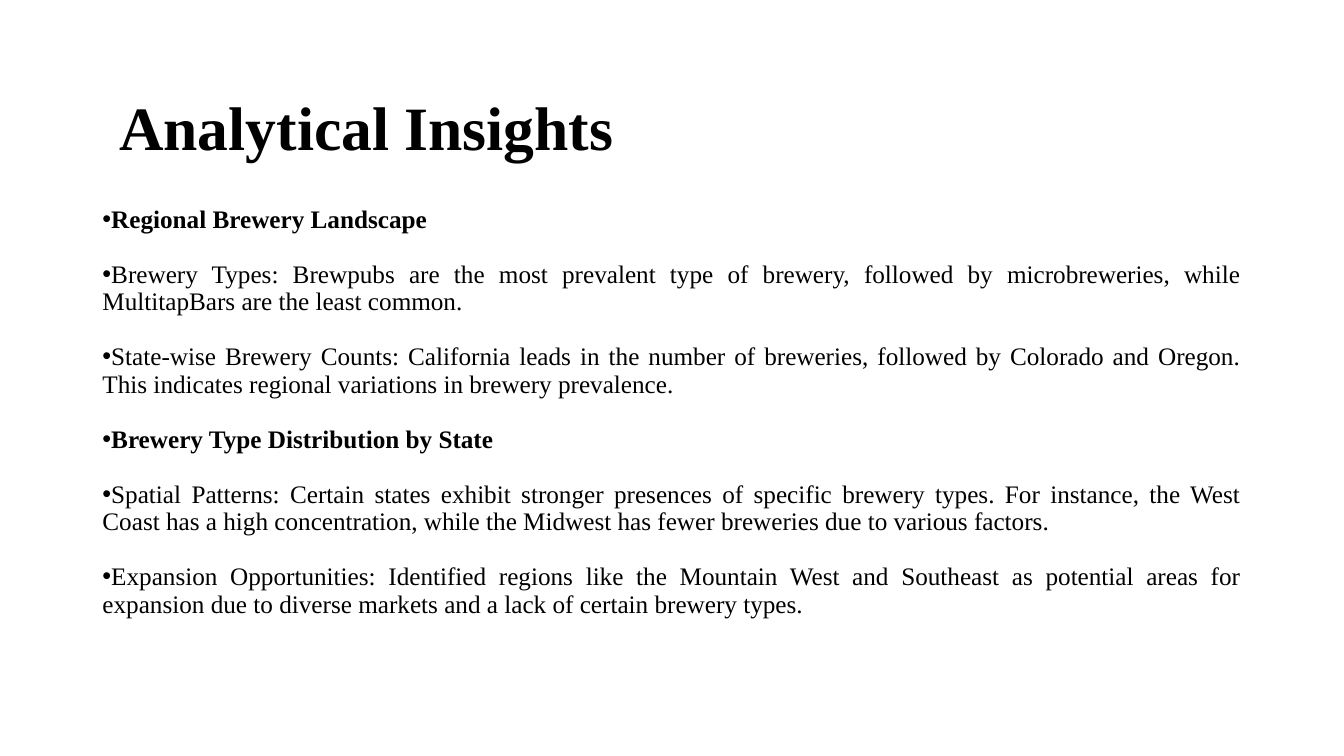
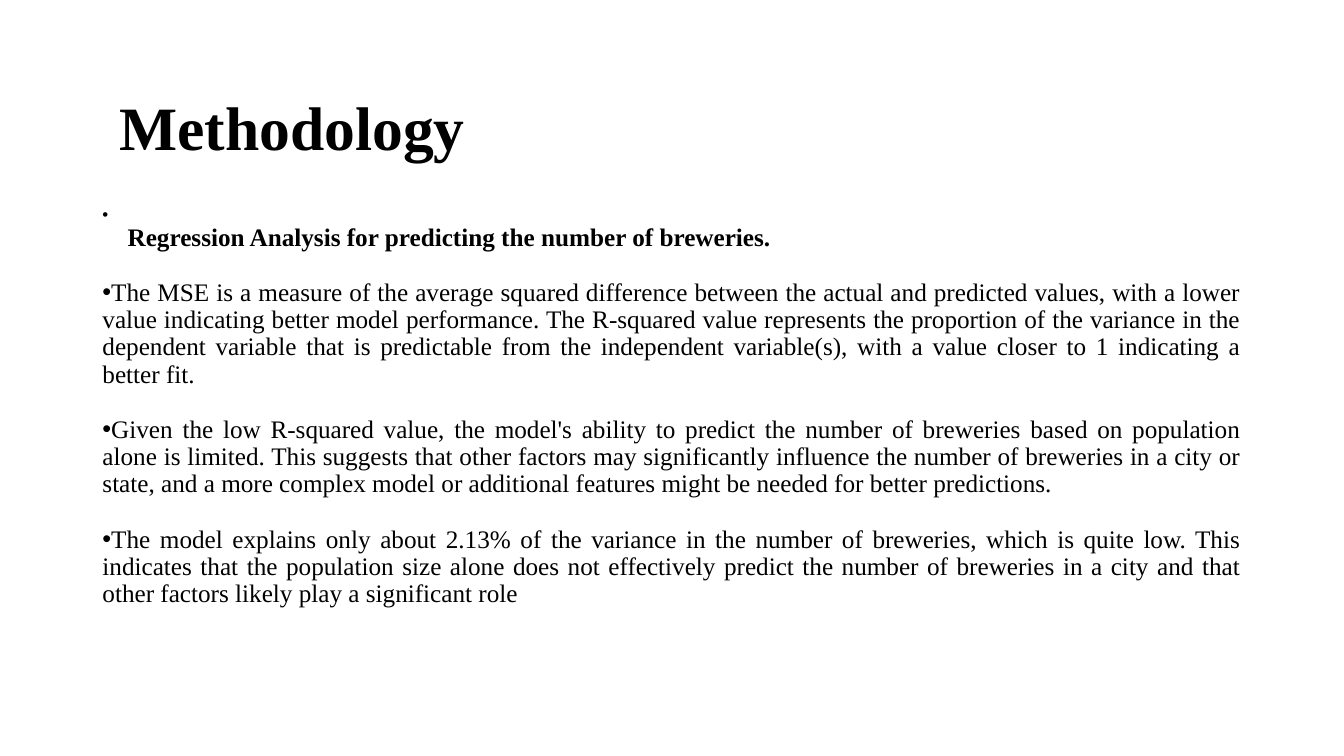
Before and after one commit to skabindra/dsc680, a slide deck: slide 3 of Week1-4/Presentation.pptx. Drawn at 1344x756 pixels with LibreOffice and Linux fonts; fonts in the diff are those of the drawing. Boxes give left, top, right and bottom in pixels: in the first picture for what was removed or moved away, otherwise in the second. Text is boxed around its words. In the diff, an @@ line names an element or a change of style, - is before the commit and + after.

```diff
--- a/Week1-4/Presentation.pptx
+++ b/Week1-4/Presentation.pptx
@@ text at box(119, 107, 464, 161): text changed @@
-Analytical Insights
+Methodology
@@ text at box(102, 228, 1240, 608): text changed @@
-• Regional Brewery Landscape
-• Brewery Types: Brewpubs are the most prevalent type of brewery, followed by microbreweries, while MultitapBars are the least common.
-• State-wise Brewery Counts: California leads in the number of breweries, followed by Colorado and Oregon. This indicates regional variations in brewery prevalence.
-• Brewery Type Distribution by State
-• Spatial Patterns: Certain states exhibit stronger presences of specific brewery types. For instance, the West Coast has a high concentration, while the Midwest has fewer breweries due to various factors.
-• Expansion Opportunities: Identified regions like the Mountain West and Southeast as potential areas for expansion due to diverse markets and a lack of certain brewery types.
+• Regression Analysis for predicting the number of breweries.
+• The MSE is a measure of the average squared difference between the actual and predicted values, with a lower value indicating better model performance. The R-squared value represents the proportion of the variance in the dependent variable that is predictable from the independent variable(s), with a value closer to 1 indicating a better fit.
+• Given the low R-squared value, the model's ability to predict the number of breweries based on population alone is limited. This suggests that other factors may significantly influence the number of breweries in a city or state, and a more complex model or additional features might be needed for better predictions.
+• The model explains only about 2.13% of the variance in the number of breweries, which is quite low. This indicates that the population size alone does not effectively predict the number of breweries in a city and that other factors likely play a significant role
```
Also in this commit, not shown: 1 other slide changed, 3 slides added, 7 other files.
